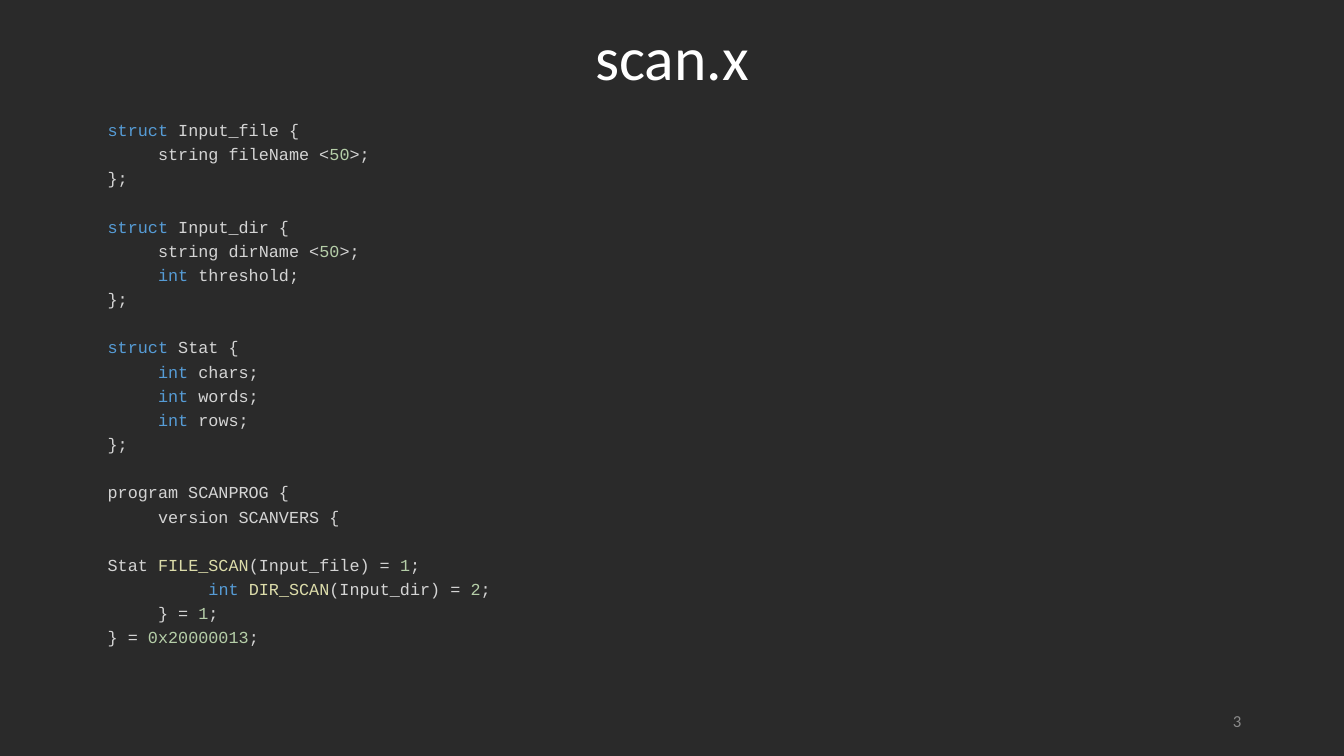
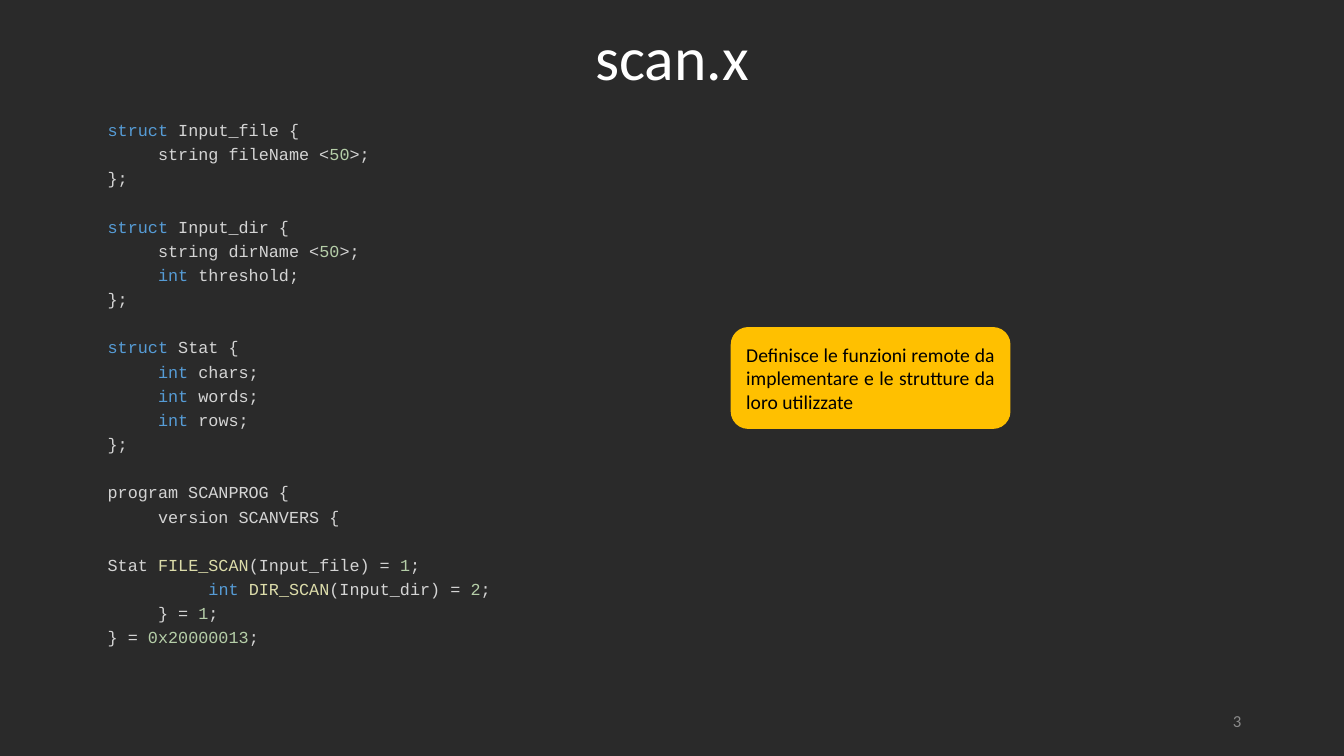
Before and after one commit to RetiCalc-Unibo/progetto8, a slide deck: slide 3 of Presentazione.pptx. Drawn at 1344x756 pixels with LibreOffice and Linux fonts; fonts in the diff are those of the drawing. Boxes give left, top, right and bottom in pixels: in the first picture for what was removed or moved away, otherwise in the second. Text is boxed around its words. In the diff, an @@ line names an element or a change of style, - is before the commit and + after.

```diff
--- a/Presentazione.pptx
+++ b/Presentazione.pptx
@@ rounded rectangle added at bbox=[732, 328, 1010, 429], fill #FFC000, outline #FFC000 1 pt, 14 pt, text #000000 @@
+Definisce le funzioni remote da implementare e le strutture da loro utilizzate
```
Also in this commit, not shown: 4 other slides changed, 1 slide removed, 1 other file.
